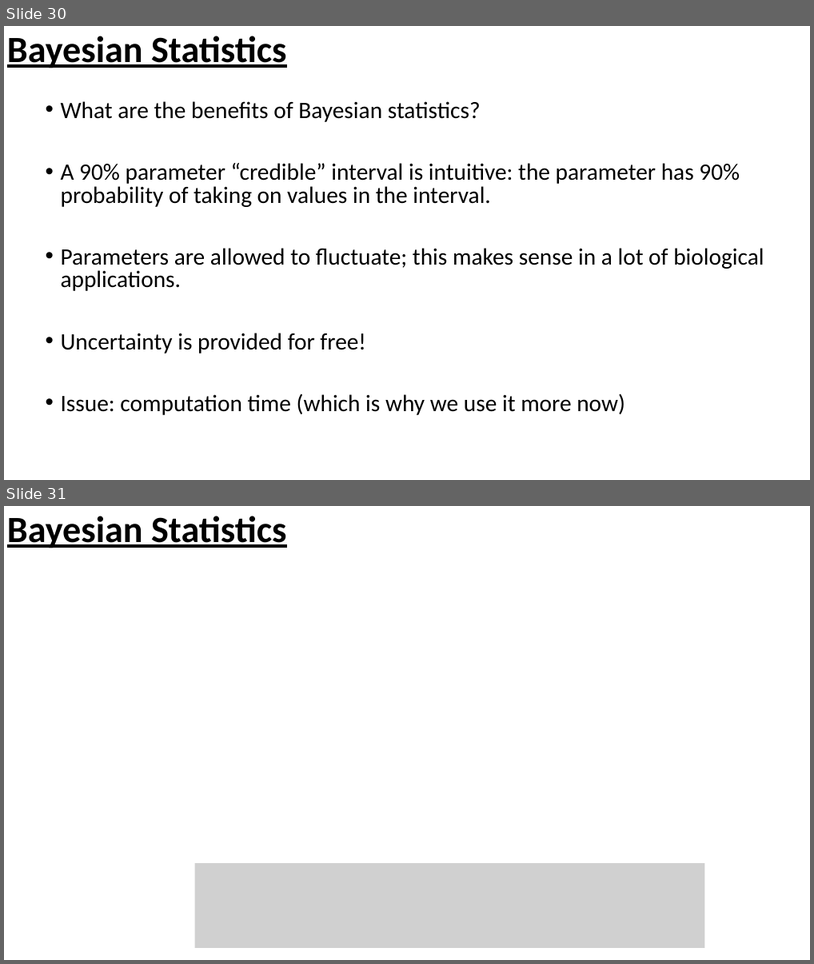
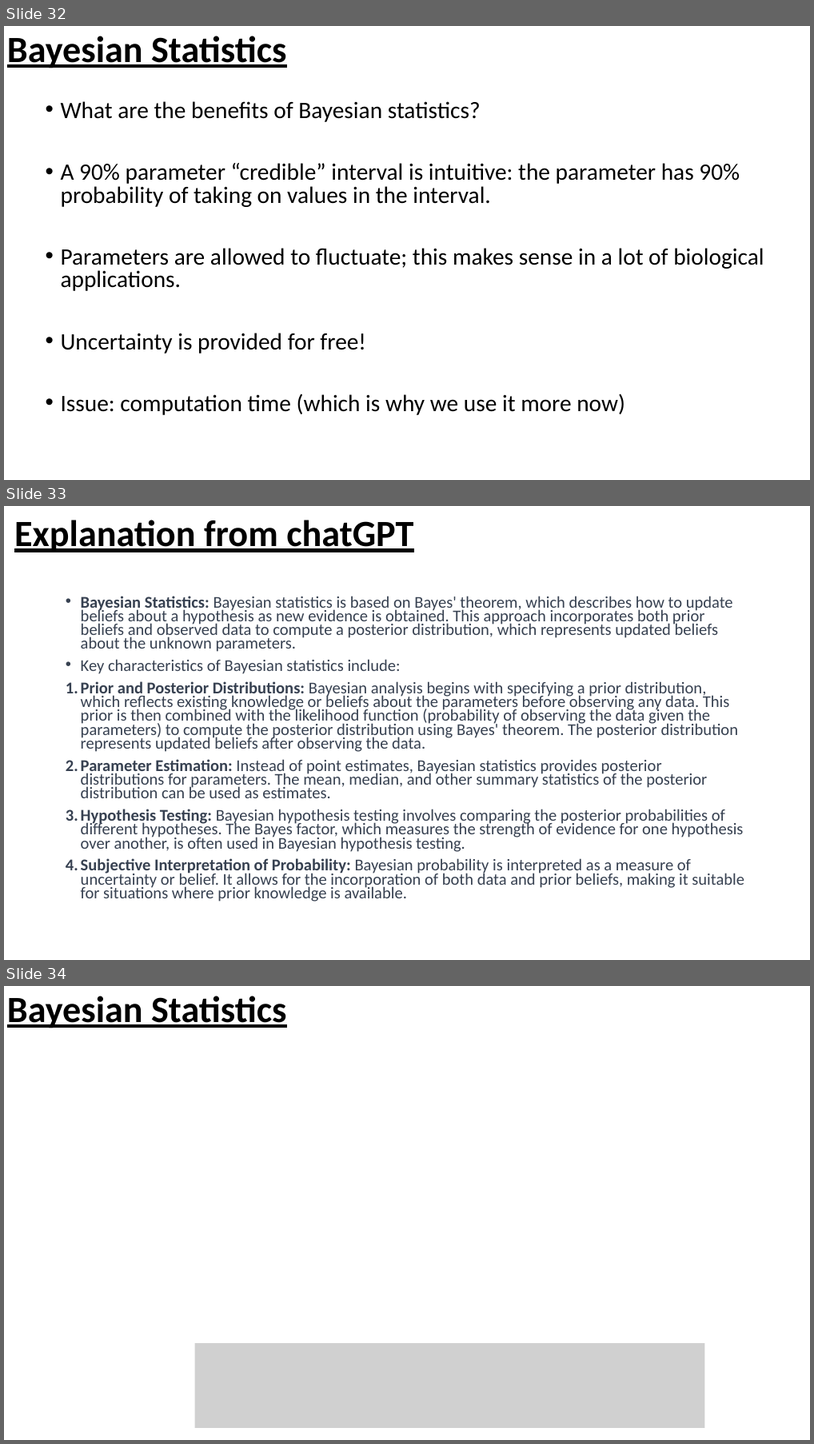
Before and after one commit to mjcolebank/UCI_CIRC_Code, a slide deck: InverseProblems_MATLAB_8_16_23/Slides_InverseProblems.pptx. Shown one above the other, each under a label of ours: slides 30 and 31 before the commit, slides 32, 33 and 34 after it. The pictures are 814x964 and 814x1444 pixels, drawn with LibreOffice and Linux fonts; fonts in the diff are those of the drawing; grey boxes stand for pictures. Boxes give left, top, right and bottom in pixels: in the first picture for what was removed or moved away, otherwise in the second. Text is boxed around its words. In the diff, an @@ line names an element or a change of style, - is before the commit and + after.

Commit message:
Updated slides and code
Slides now include summaries from chatGPT. MCMC algorithms account for error variance as a hyperparameter.

```diff
--- a/InverseProblems_MATLAB_8_16_23/Slides_InverseProblems.pptx
+++ b/InverseProblems_MATLAB_8_16_23/Slides_InverseProblems.pptx
@@ slide 33 added at <box>4,506,810,960</box>, background #FFFFFF @@
@@ text added at <box>14,520,414,552</box>, 44 pt, text #000000, bold, underline @@
+Explanation from chatGPT
@@ text added at <box>81,596,745,901</box>, 19.6 pt, text #374151 @@
+• Bayesian Statistics: Bayesian statistics is based on Bayes' theorem, which describes how to update beliefs about a hypothesis as new evidence is obtained. This approach incorporates both prior beliefs and observed data to compute a posterior distribution, which represents updated beliefs about the unknown parameters.
+• Key characteristics of Bayesian statistics include:
+1. Prior and Posterior Distributions: Bayesian analysis begins with specifying a prior distribution, which reflects existing knowledge or beliefs about the parameters before observing any data. This prior is then combined with the likelihood function (probability of observing the data given the parameters) to compute the posterior distribution using Bayes' theorem. The posterior distribution represents updated beliefs after observing the data.
+2. Parameter Estimation: Instead of point estimates, Bayesian statistics provides posterior distributions for parameters. The mean, median, and other summary statistics of the posterior distribution can be used as estimates.
+3. Hypothesis Testing: Bayesian hypothesis testing involves comparing the posterior probabilities of different hypotheses. The Bayes factor, which measures the strength of evidence for one hypothesis over another, is often used in Bayesian hypothesis testing.
+4. Subjective Interpretation of Probability: Bayesian probability is interpreted as a measure of uncertainty or belief. It allows for the incorporation of both data and prior beliefs, making it suitable for situations where prior knowledge is available.
@@ what was slide 30 is now slide 32 @@
@@ what was slide 31 is now slide 34 @@
```
Also in this commit, not shown: 8 slides changed, 7 other slides added, 5 other files.
